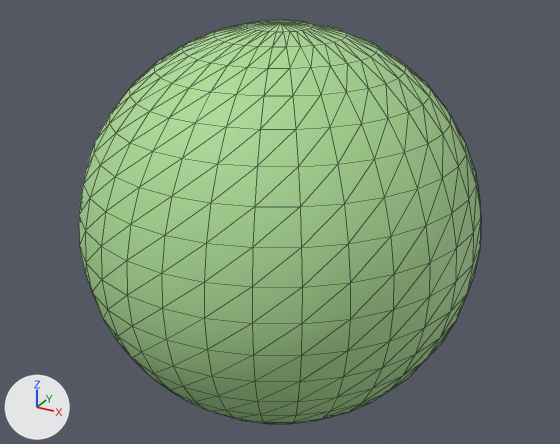
Two versions of the glTF model public/models/biology/chloroplast.glb, one commit apart.
The view is the same before and after, from a camera (50 mm lens) standing at (1.014, -1.843, 0.922) and looking at (0.0, 0.0, 0.001). Lighting does not change. The marker at lower left points along +X, +Y and +Z. The picture after the commit comes second. Mesh edges are drawn as thin lines. Where no turn or scale is listed for an object, it has been applied to the vertices.

Names of what the first picture shows: 'chloroplast'.
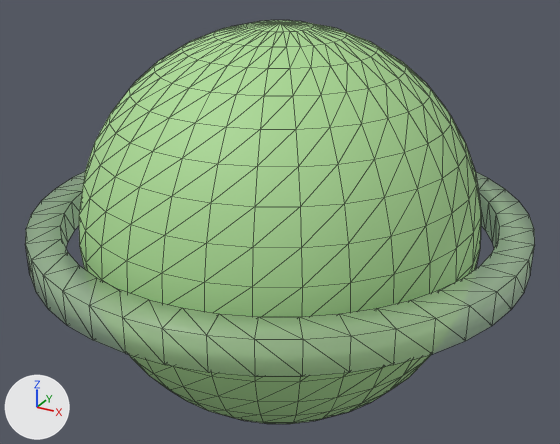
The newer file is also rescaled (x0.858) as a whole; pictures and numbers use the older file's frame.

Changed parts and their boxes (x1, y1, x2, y2) in the pictures (560 x 444 px):
'stroma', added
    after: (25, 172, 535, 376)

Diff of the bpy script that builds the scene:
```diff
--- a/public/models/biology/chloroplast.glb.py
+++ b/public/models/biology/chloroplast.glb.py
@@ mat_mat_3 @@
+mat_mat_3 = principled_material('mat_3')
+mat_mat_3.base_color = (0.561, 0.816, 0.478)  # green #c5e9b8
+mat_mat_3.roughness = 0.4
+mat_mat_3.alpha = 0.35
@@ me_stroma_mesh @@
+me_stroma_mesh.from_pydata(...)  # 176 vertices, 352 faces; spans x -0.716..0.716, y -0.716..0.716, z -0.046..0.046
+me_stroma_mesh.materials.append(mat_mat_3)  # green #c5e9b8
@@ ob_stroma @@
+ob_stroma = bpy.data.objects.new('stroma', me_stroma_mesh)
+ob_stroma.location = (0.0, 0.0, 0.0)
```
